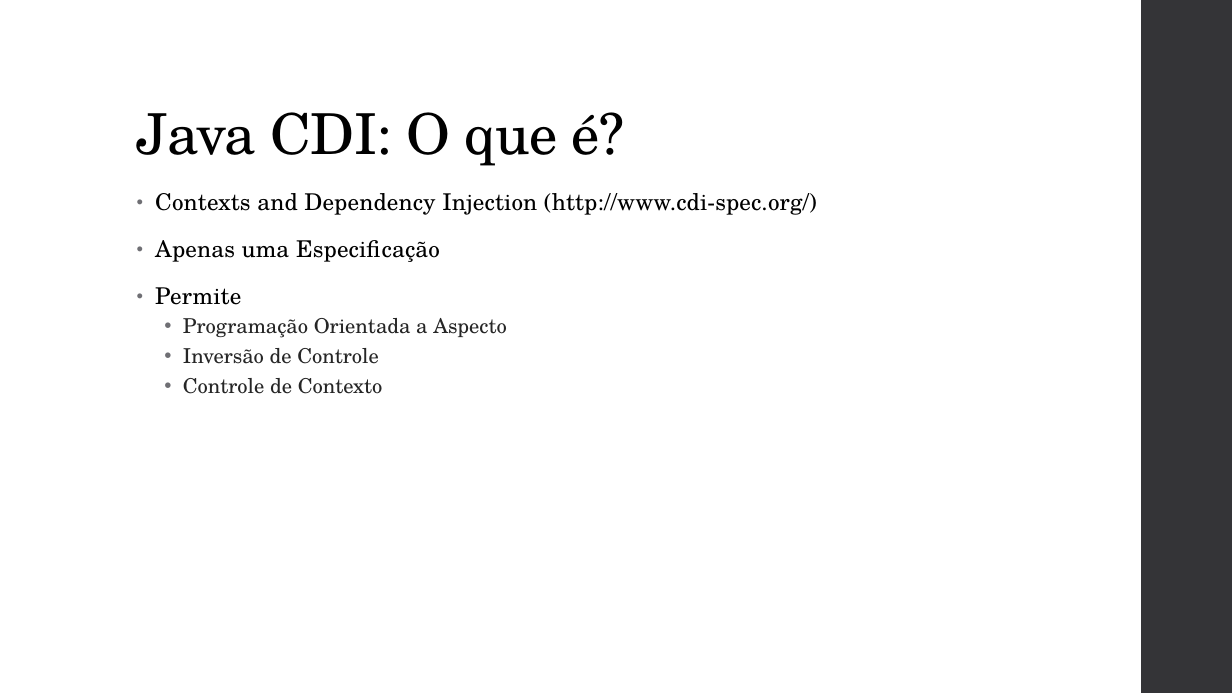
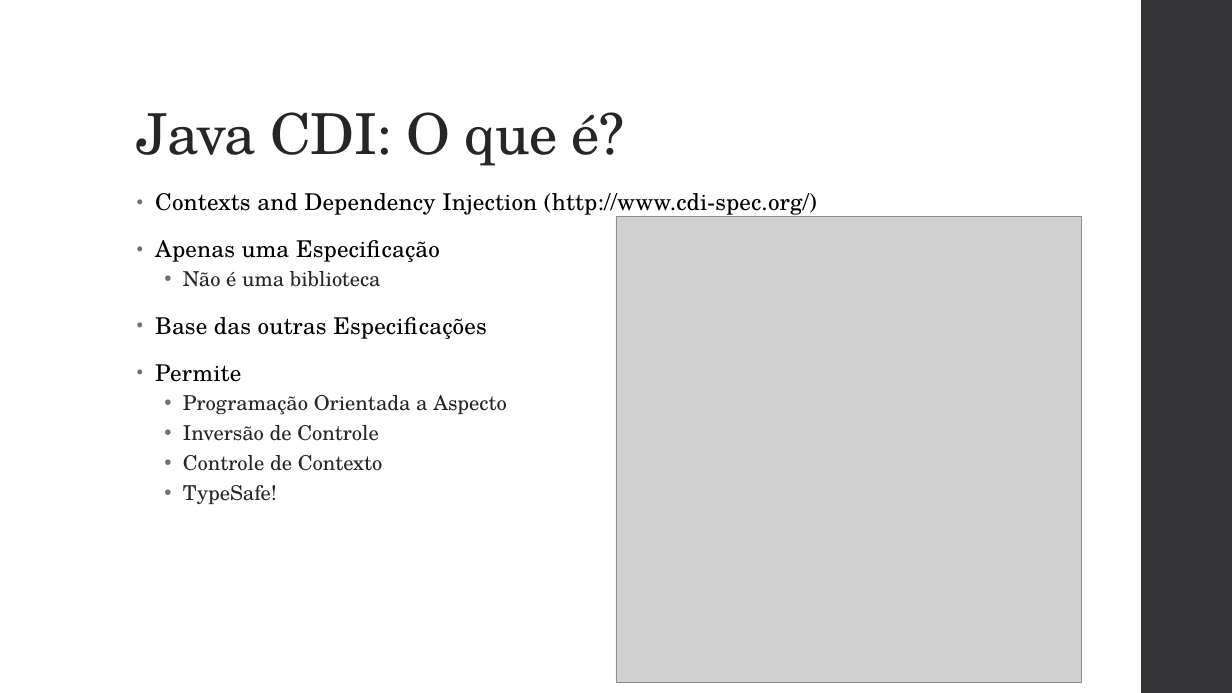
Before and after one commit to vepo/cdi-tutorial, a slide deck: slide 5 of resource/Java CDI.pptx (slide 4 before the commit). Drawn at 1232x693 pixels with LibreOffice and Linux fonts; fonts in the diff are those of the drawing; grey boxes stand for pictures. Boxes give left, top, right and bottom in pixels: in the first picture for what was removed or moved away, otherwise in the second. Text is boxed around its words. In the diff, an @@ line names an element or a change of style, - is before the commit and + after.

```diff
--- a/resource/Java CDI.pptx
+++ b/resource/Java CDI.pptx
@@ title "Java CDI: O que é?" at (x1=137, y1=112, x2=625, y2=166): text colour #000000 to #262626 @@
@@ picture added at (x1=616, y1=216, x2=1082, y2=682) @@
@@ text at (x1=155, y1=271, x2=486, y2=339): paragraphs added @@
+  • Não é uma biblioteca
+• Base das outras Especificações
@@ text at (x1=183, y1=485, x2=277, y2=504): paragraph added @@
+  • TypeSafe!
```
Also in this commit, not shown: 23 other slides changed, 4 slides added, 6 other files.
